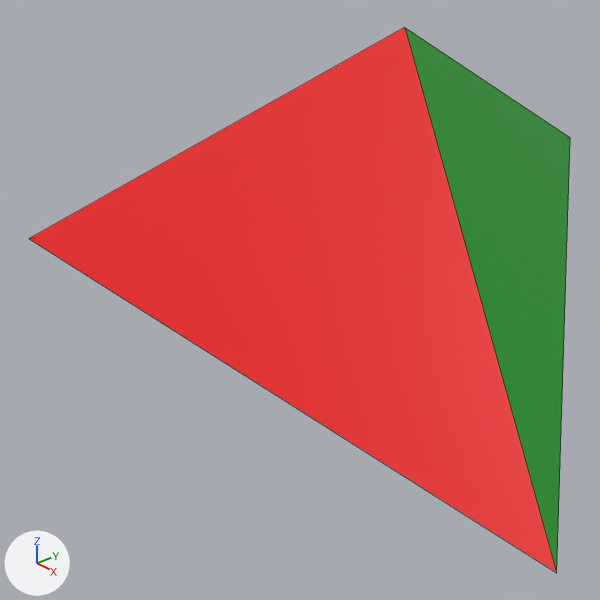
An edit to the Blender file assets/blender/asteroids/ship.blend, drawn before and after from the same camera.
Rendered twice from a 50 mm camera at (1.3, -1.84, 0.66) aimed at (-0.08, -0.61, -0.26). Arrows for +X, +Y and +Z are at lower left; the lights stay in place. Mesh edges are drawn as thin lines.
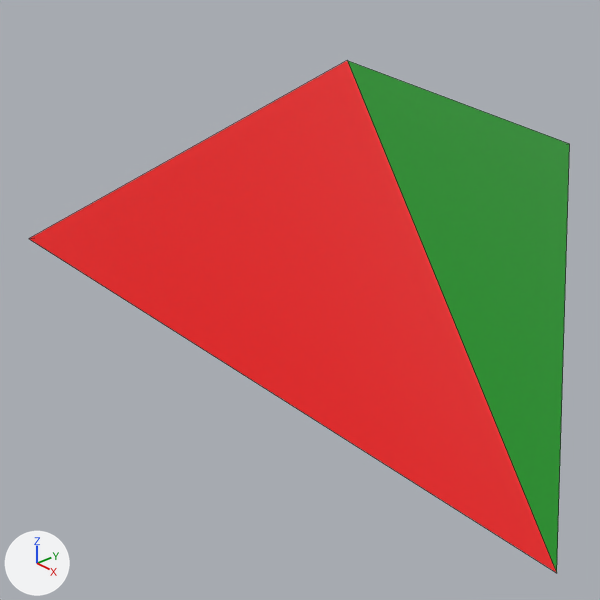
The newer file is also rescaled (x1.09), turned or shifted as a whole; pictures and numbers use the older file's frame.

Changed parts and their boxes (x1, y1, x2, y2) in the pictures (600 x 600 px):
'Cone', reshaped (6% shorter)
    before: (29, 27, 570, 573)
    after: (29, 61, 570, 573)

Patch to the scene script:
```diff
--- a/assets/blender/asteroids/ship.blend.py
+++ b/assets/blender/asteroids/ship.blend.py
@@ me_cone_001 @@
 me_cone_001.from_pydata(...)  # 4 vertices, 4 faces; spans x -0.87..0.87, y -0.95..0.41, z -0.24..0.37
 # used by ob_cone; location = (0.0, 0.0, 0.0)
-me_cone_001.vertices[0].co = (0.0, -0.37, 0.37)  # pixel (404, 27)
-me_cone_001.vertices[3].co = (0.0, 0.41, -0.02)  # pixel (570, 137)
+# me_cone_001 part 1
+me_cone_001.vertices[0].co = (0.0, -0.55, 0.32)  # pixel (347, 60)
+me_cone_001.vertices[3].co = (0.0, 0.41, -0.04)  # pixel (569, 143)
 me_cone_001.materials.append(mat_material_001)
```
